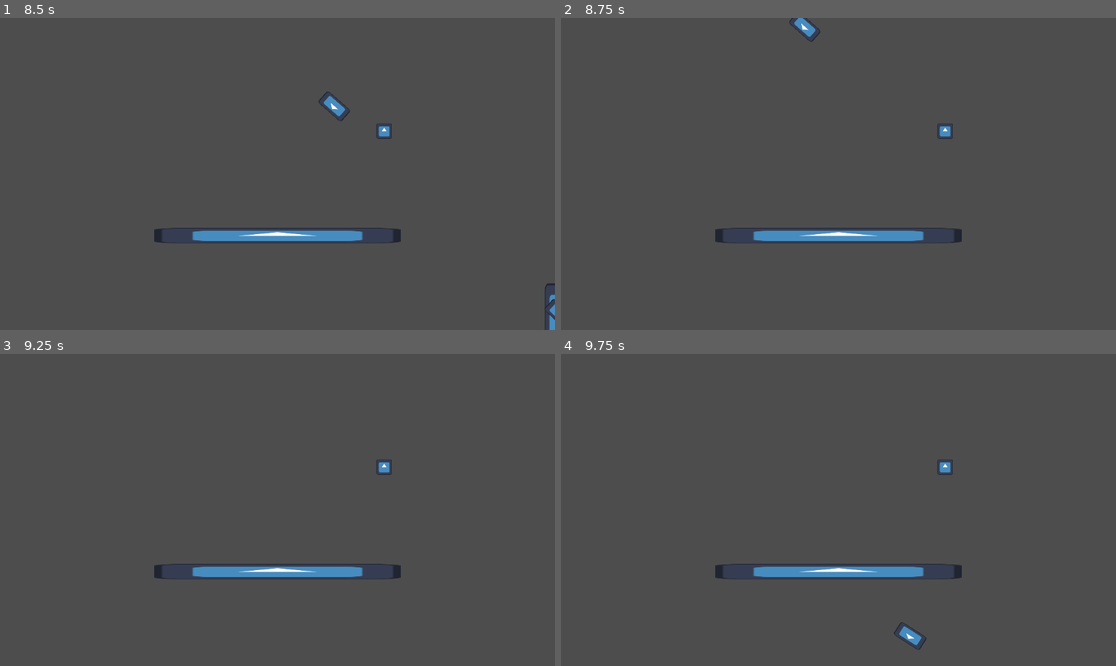
Above: before the commit, frames 1-4 (two rows, left to right).
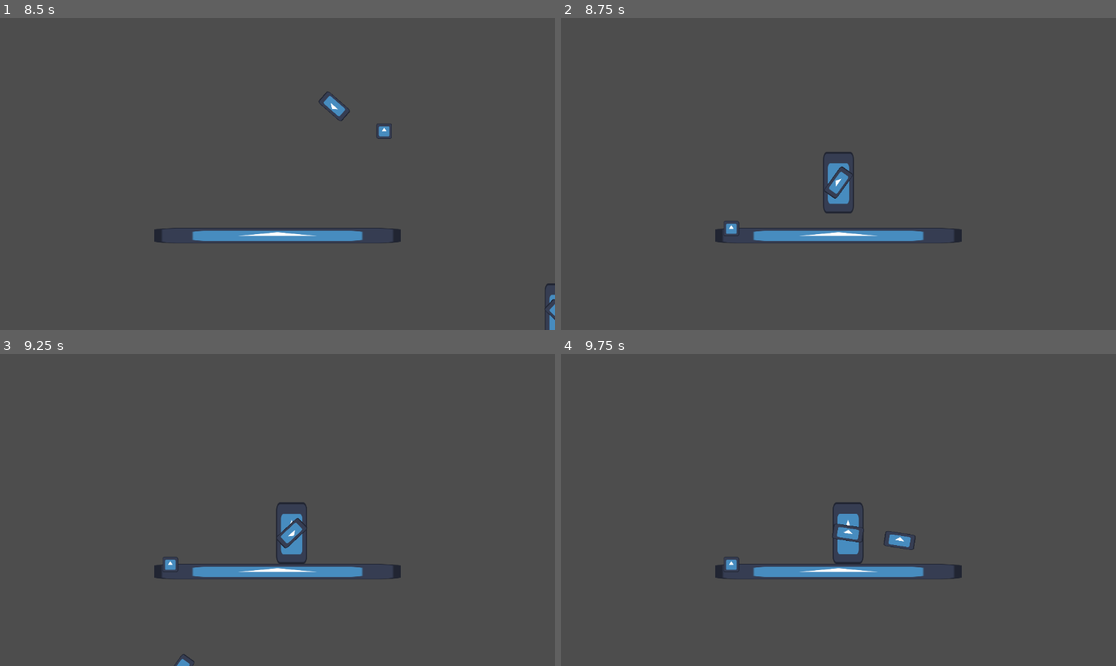
Above: after the commit, the same moments.

Repository: wivest/JamWeekend2
Game: Godot game, scene res://main.tscn
Two runs of this game, one before a commit and one after it. Both use one fixed random seed, a clock stepped at 60 frames per second and the inputs below. The engine's default icon, where the game draws it, is replaced by a stand-in: a white triangle on a blue panel in a dark square.
Inputs (mouse positions are in pixels of both pictures, inside the frame that each line leads up to):
- Up to frame 1 (8.5 s): move the mouse to (399, 158) at 0.52 s; click (399, 158) at 0.67 s; move the mouse to (166, 189) at 1.27 s; click (166, 189) at 1.42 s; move the mouse to (333, 105) at 2.02 s; click (333, 105) at 2.17 s; move the mouse to (249, 236) at 2.77 s; click (249, 236) at 2.92 s; move the mouse to (444, 220) at 3.52 s; click (444, 220) at 3.67 s; move the mouse to (111, 127) at 4.27 s; click (111, 127) at 4.42 s; move the mouse to (305, 174) at 5.02 s; click (305, 174) at 5.17 s; move the mouse to (194, 96) at 5.77 s; click (194, 96) at 5.92 s; move the mouse to (399, 158) at 6.52 s; click (399, 158) at 6.67 s; move the mouse to (166, 189) at 7.27 s; click (166, 189) at 7.42 s; move the mouse to (333, 105) at 8.02 s; click (333, 105) at 8.17 s
- Up to frame 2 (8.75 s): no input
- Up to frame 3 (9.25 s): move the mouse to (249, 572) at 8.77 s; click (249, 572) at 8.92 s
- Up to frame 4 (9.75 s): move the mouse to (1005, 556) at 9.52 s; click (1005, 556) at 9.67 s

Frame 1 is identical in both runs. In frame 2, 0.9% of the frame differs, in the area x 29-71%, y 0-70%; in frame 3, 0.9%; in frame 4, 1.1%, in the area x 29-71%, y 33-95%.

Commit message:
feat: restart on death

Diff:
--- a/godot/entities/player/player.gd
+++ b/godot/entities/player/player.gd
@@ -7,6 +7,13 @@
 
 func _ready() -> void:
 	mass = primary_mass + rifle.get_mass()
+
+
+func _process(_delta: float) -> void:
+	if position.y > get_viewport_rect().size.y / 2:
+		get_tree().reload_current_scene()
+	if rifle.bullets == 0 and linear_velocity == Vector2.ZERO:
+		get_tree().reload_current_scene()
 
 
 func _input(event):
